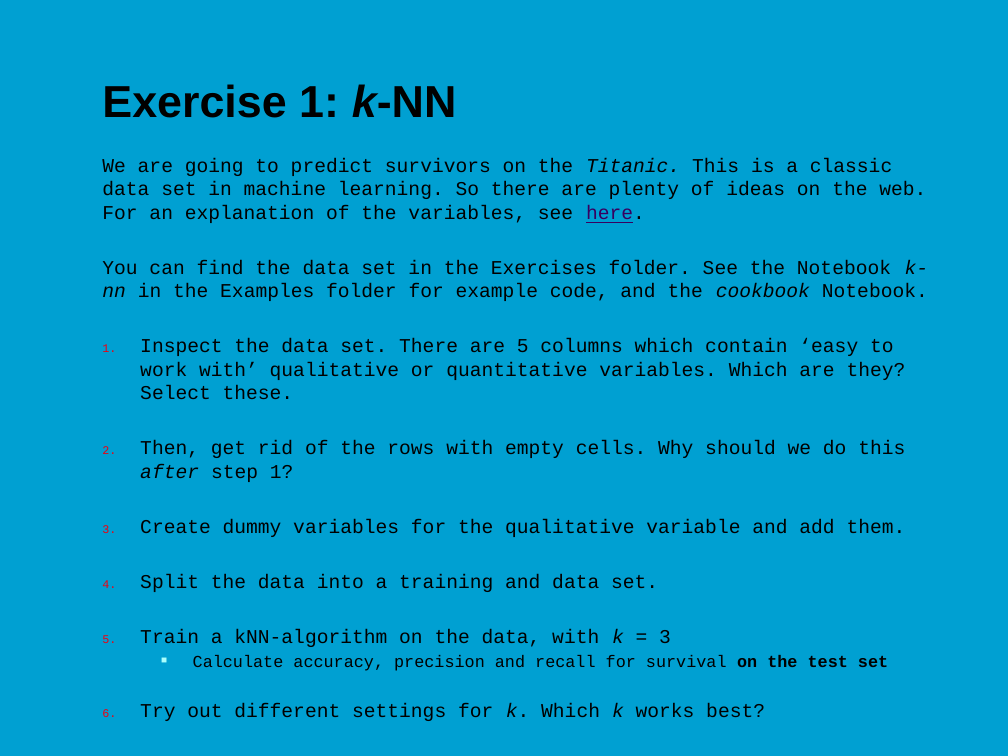
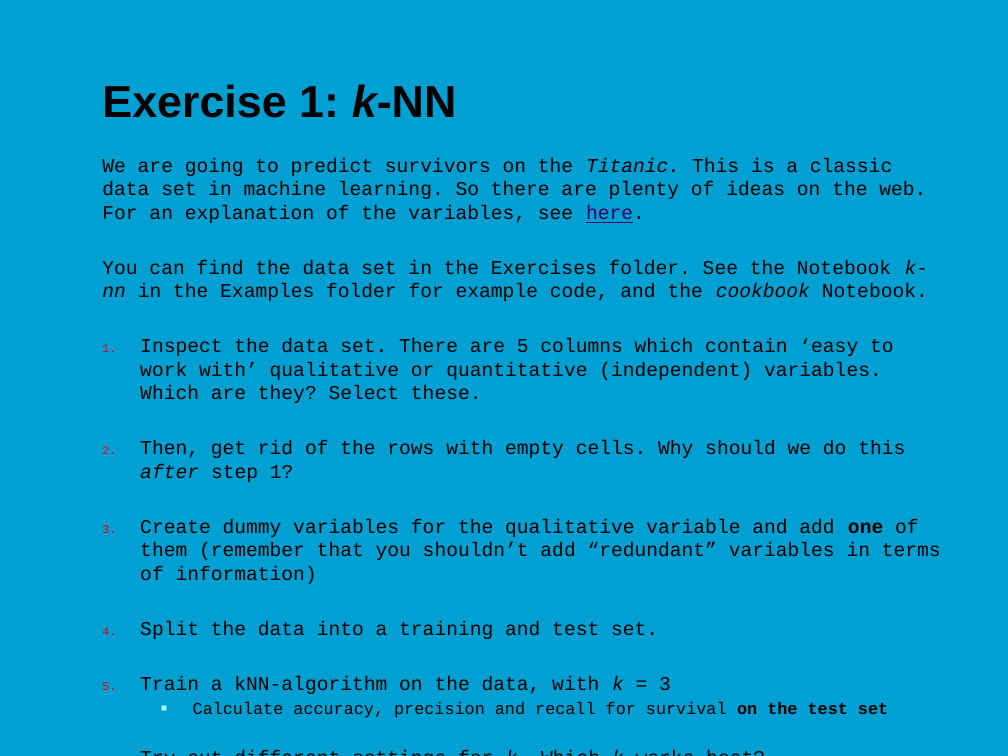
Before and after one commit to jonasmoons/data-driven-learning, a slide deck: slide 8 of slides/ddl-w6l2.pptx. Drawn at 1008x756 pixels with LibreOffice and Linux fonts; fonts in the diff are those of the drawing; background and template pictures are left out. Boxes give left, top, right and bottom in pixels: in the first picture for what was removed or moved away, otherwise in the second. Text is boxed around its words. In the diff, an @@ line names an element or a change of style, - is before the commit and + after.

```diff
--- a/slides/ddl-w6l2.pptx
+++ b/slides/ddl-w6l2.pptx
@@ text at [140,339,894,403]: text changed @@
-1. Inspect the data set. There are 5 columns which contain ‘easy to work with’ qualitative or quantitative variables. Which are they? Select these.
+1. Inspect the data set. There are 5 columns which contain ‘easy to work with’ qualitative or quantitative (independent) variables. Which are they? Select these.
@@ text at [140,519,941,639]: text changed @@
-3. Create dummy variables for the qualitative variable and add them.
-4. Split the data into a training and data set.
+3. Create dummy variables for the qualitative variable and add one of them (remember that you shouldn’t add “redundant” variables in terms of information)
+4. Split the data into a training and test set.
```
Also in this commit, not shown: 1 other slide changed, 2 other files.
